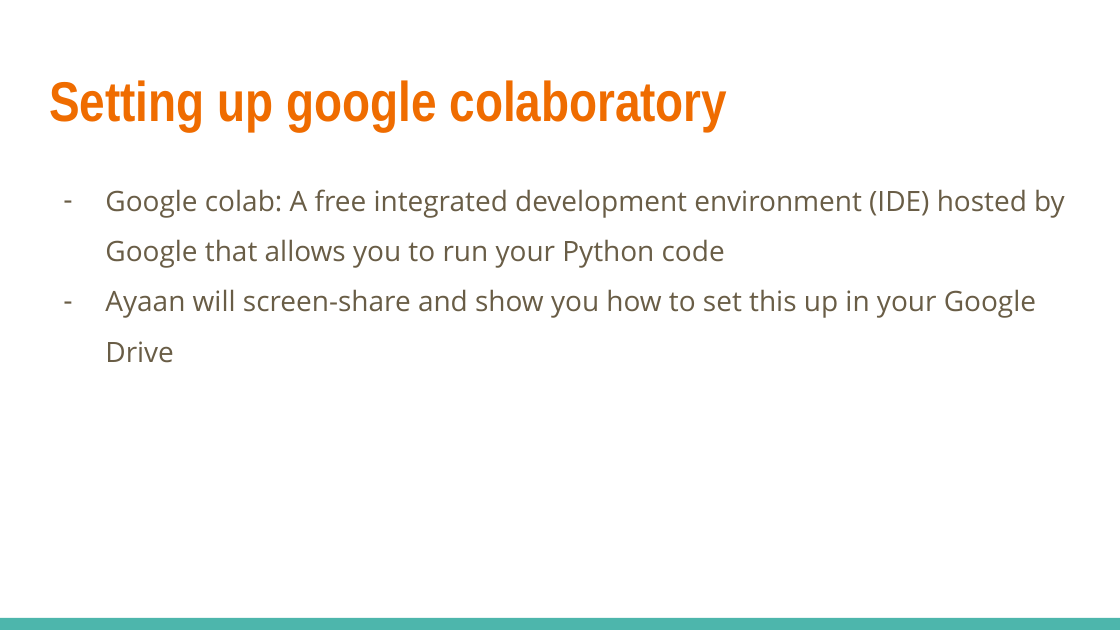
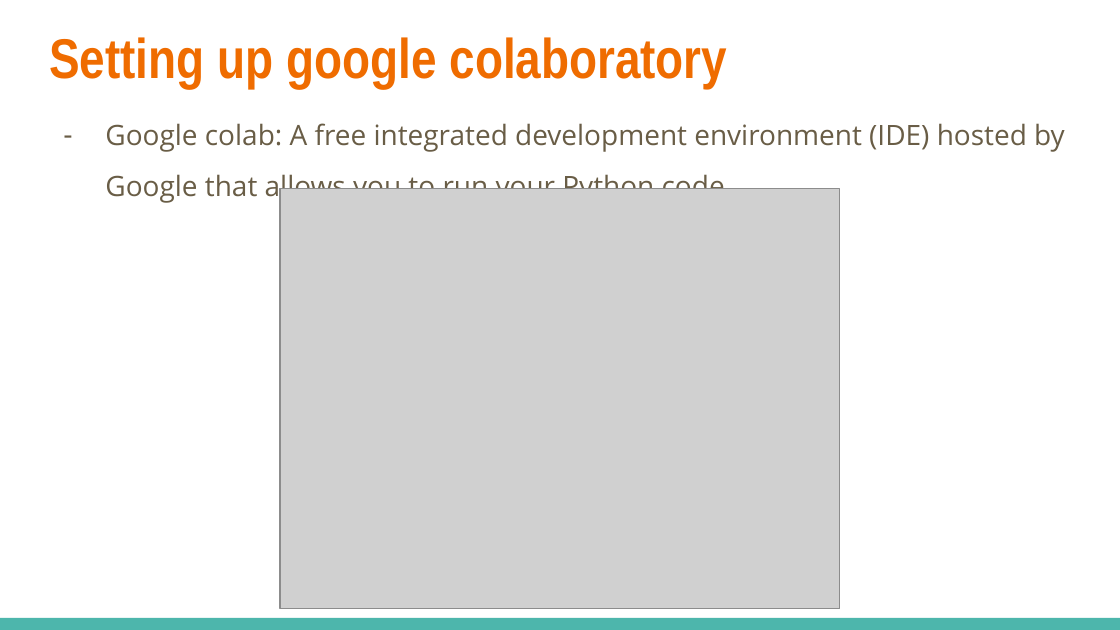
Before and after one commit to Intro-Course-AI-ML/LessonMaterials, a slide deck: slide 16 of 1_AI Course Presentation.pptx (slide 14 before the commit). Drawn at 1120x630 pixels with LibreOffice and Linux fonts; fonts in the diff are those of the drawing; grey boxes stand for pictures. Boxes give left, top, right and bottom in pixels: in the first picture for what was removed or moved away, otherwise in the second. Text is boxed around its words. In the diff, an @@ line names an element or a change of style, - is before the commit and + after.

```diff
--- a/1_AI Course Presentation.pptx
+++ b/1_AI Course Presentation.pptx
@@ title "Setting up google colaboratory": place and size @@
-title "Setting up google colaboratory" at [49, 80, 728, 131]
+title "Setting up google colaboratory" at [49, 37, 728, 88]
@@ text "Google colab: A free integrated ...": place and size @@
-text "Google colab: A free integrated ..." at [105, 189, 1065, 363]
+text "Google colab: A free integrated ..." at [105, 123, 1065, 203]
@@ picture added at [280, 189, 840, 609] @@
@@ text at [105, 289, 1036, 363]: paragraph removed @@
-– Ayaan will screen-share and show you how to set this up in your Google Drive
```
Also in this commit, not shown: 11 other slides changed, 5 slides added, 2 slides removed, 1 other file.
